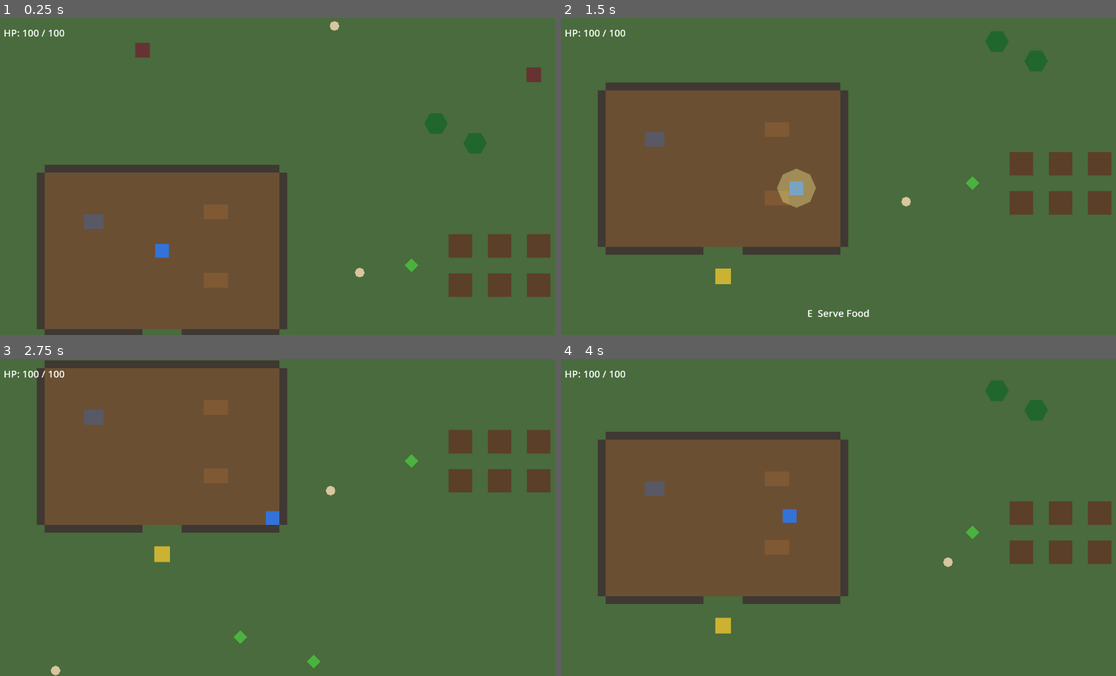
Above: before the commit, frames 1-4 (two rows, left to right).
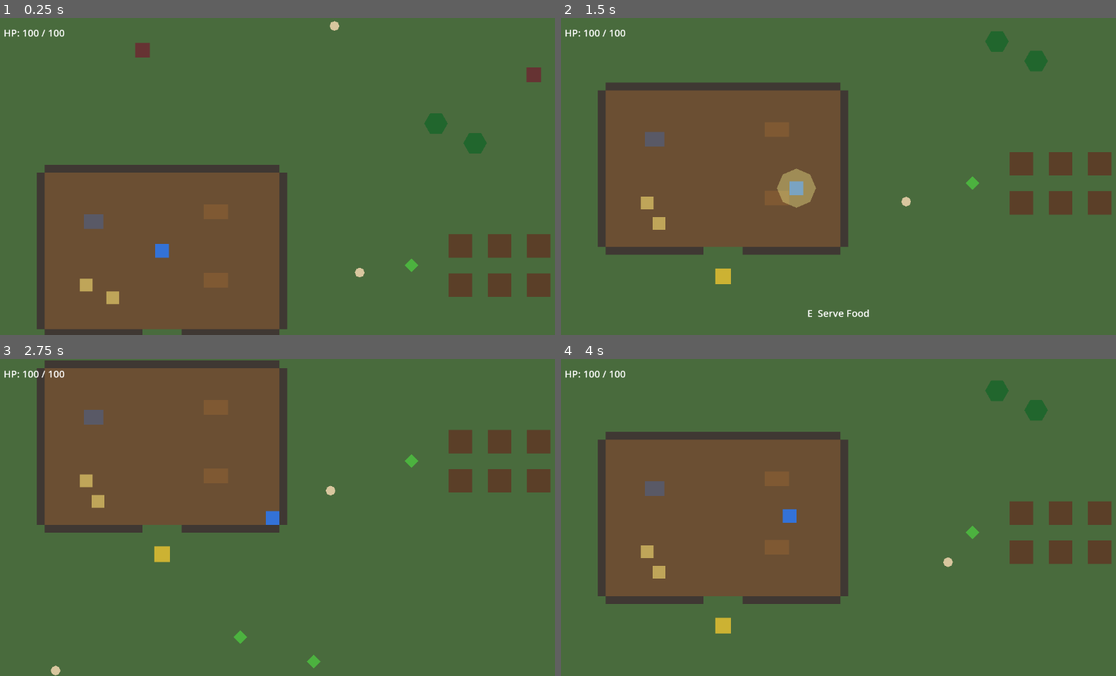
Above: after the commit, the same moments.

Repository: karib5/zombie_tavern
Game: Godot game, scene res://scenes/main/Main.tscn
Same seed, same stepped clock (60 frames per second), same inputs: the game is played once before the commit and once after it.
Inputs:
- Up to frame 1 (0.25 s): no input
- Up to frame 2 (1.5 s): hold D (move_right) 0.53-1.28 s; tap Space (attack) at 0.6, 1.35 s; hold S (move_down) from 1.28 s (still down)
- Up to frame 3 (2.75 s): release S (move_down) at 2.03 s; hold D (move_right) from 2.03 s (still down); tap E (interact) at 2.1 s; tap Space (attack) at 2.3 s
- Up to frame 4 (4 s): release D (move_right) at 2.78 s; hold W (move_up) 2.78-3.53 s; tap Space (attack) at 2.85, 3.6 s; hold A (move_left) from 3.53 s (still down)

The runs differ from the first frame. In frame 1, 0.2% of the frame differs, in the area x 14-22%, y 82-91%; in frame 2, 0.2%; in frame 3, 0.2%, in the area x 14-19%, y 36-47%; in frame 4, 0.2%.

Commit message:
Phase 11A: survivor foundation
Co-Authored-By: Claude Sonnet 5 <noreply@anthropic.com>
Claude-Session: https://claude.ai/code/session_019QWpZ6yAHzc8RetuSzFJjB

Diff:
--- /dev/null
+++ b/data/survivors/Villager.tres
@@ -0,0 +1,12 @@
+[gd_resource type="Resource" script_class="SurvivorData" load_steps=2 format=3]
+
+[ext_resource type="Script" path="res://resources/definitions/SurvivorData.gd" id="1_survivor_data_script"]
+
+[resource]
+script = ExtResource("1_survivor_data_script")
+survivor_name = "Villager"
+max_health = 60.0
+move_speed = 50.0
+flee_speed = 130.0
+detection_radius = 150.0
+wander_radius = 60.0
--- /dev/null
+++ b/resources/definitions/SurvivorData.gd
@@ -0,0 +1,9 @@
+class_name SurvivorData
+extends Resource
+
+@export var survivor_name: String = "Survivor"
+@export var max_health: float = 60.0
+@export var move_speed: float = 50.0
+@export var flee_speed: float = 130.0
+@export var detection_radius: float = 150.0
+@export var wander_radius: float = 60.0
--- /dev/null
+++ b/scenes/survivors/Survivor.tscn
@@ -0,0 +1,56 @@
+[gd_scene load_steps=6 format=3]
+
+[ext_resource type="Script" path="res://scripts/ai/SurvivorAI.gd" id="1_survivor_ai_script"]
+[ext_resource type="Script" path="res://scripts/combat/Health.gd" id="2_health_script"]
+[ext_resource type="Script" path="res://scripts/combat/Hurtbox.gd" id="3_hurtbox_script"]
+[ext_resource type="Resource" path="res://data/survivors/Villager.tres" id="4_villager_data"]
+
+[sub_resource type="RectangleShape2D" id="RectangleShape2D_survivor_body"]
+size = Vector2(26, 26)
+
+[sub_resource type="RectangleShape2D" id="RectangleShape2D_survivor_hurtbox"]
+size = Vector2(26, 26)
+
+[sub_resource type="CircleShape2D" id="CircleShape2D_survivor_detection"]
+radius = 150.0
+
+[node name="Survivor" type="CharacterBody2D"]
+collision_layer = 16
+collision_mask = 1
+motion_mode = 1
+script = ExtResource("1_survivor_ai_script")
+survivor_data = ExtResource("4_villager_data")
+
+[node name="Visual" type="Polygon2D" parent="."]
+polygon = PackedVector2Array(-13, -13, 13, -13, 13, 13, -13, 13)
+color = Color(0.75, 0.65, 0.35, 1)
+
+[node name="CollisionShape2D" type="CollisionShape2D" parent="."]
+shape = SubResource("RectangleShape2D_survivor_body")
+
+[node name="Health" type="Node" parent="."]
+script = ExtResource("2_health_script")
+max_health = 60.0
+
+[node name="Hurtbox" type="Area2D" parent="."]
+collision_layer = 144
+collision_mask = 0
+monitorable = true
+monitoring = false
+script = ExtResource("3_hurtbox_script")
+
+[node name="CollisionShape2D" type="CollisionShape2D" parent="Hurtbox"]
+shape = SubResource("RectangleShape2D_survivor_hurtbox")
+
+[node name="DetectionArea" type="Area2D" parent="."]
+collision_layer = 0
+collision_mask = 4
+monitorable = false
+monitoring = true
+
+[node name="CollisionShape2D" type="CollisionShape2D" parent="DetectionArea"]
+shape = SubResource("CircleShape2D_survivor_detection")
+
+[node name="DecisionTimer" type="Timer" parent="."]
+
+[node name="BehaviorTimer" type="Timer" parent="."]
--- a/scenes/world/PrototypeMap.tscn
+++ b/scenes/world/PrototypeMap.tscn
@@ -11,6 +11,7 @@
 [ext_resource type="PackedScene" path="res://scenes/farming/FarmPlot.tscn" id="9_farm_plot"]
 [ext_resource type="Resource" path="res://data/items/CarrotSeed.tres" id="10_carrot_seed"]
 [ext_resource type="PackedScene" path="res://scenes/tavern/TavernTable.tscn" id="11_tavern_table"]
+[ext_resource type="PackedScene" path="res://scenes/survivors/Survivor.tscn" id="12_survivor"]
 
 [sub_resource type="RectangleShape2D" id="RectangleShape2D_boundary_h"]
 size = Vector2(1600, 32)
@@ -87,6 +88,12 @@
 [node name="Rabbit5" parent="Entities" instance=ExtResource("7_rabbit")]
 position = Vector2(750, 600)
 
+[node name="Survivor1" parent="Entities" instance=ExtResource("12_survivor")]
+position = Vector2(190, 630)
+
+[node name="Survivor2" parent="Entities" instance=ExtResource("12_survivor")]
+position = Vector2(250, 650)
+
 [node name="Interactables" type="Node2D" parent="."]
 
 [node name="TestInteractable" parent="Interactables" instance=ExtResource("2_test_interactable")]
--- /dev/null
+++ b/scripts/ai/SurvivorAI.gd
@@ -0,0 +1,138 @@
+class_name SurvivorAI
+extends CharacterBody2D
+
+enum State { IDLE, WANDER, FLEE, DEAD }
+
+## Identity/config data for this survivor. Fields are copied onto this
+## instance in _ready() (health, speeds, wander/detection radii), the same
+## way a planted CropData's fields are read by FarmPlot - the resource
+## itself never changes at runtime.
+@export var survivor_data: SurvivorData
+
+## How often (seconds) the AI re-evaluates danger/state - not every frame.
+## Movement itself still updates every physics frame; only the more
+## expensive decision-making is throttled.
+@export var ai_update_interval: float = 0.2
+
+## How often (seconds) a new idle/wander leg is picked while undisturbed.
+@export var behavior_retarget_interval: float = 3.0
+
+var state: State = State.IDLE
+
+@onready var _health: Health = $Health
+@onready var _visual: CanvasItem = $Visual
+@onready var _collision_shape: CollisionShape2D = $CollisionShape2D
+@onready var _hurtbox_shape: CollisionShape2D = $Hurtbox/CollisionShape2D
+@onready var _detection_area: Area2D = $DetectionArea
+@onready var _decision_timer: Timer = $DecisionTimer
+@onready var _behavior_timer: Timer = $BehaviorTimer
+
+var _move_speed: float = 50.0
+var _flee_speed: float = 130.0
+var _wander_radius: float = 60.0
+
+## Center point wandering is bounded around - the survivor's spawn point,
+## not the whole map.
+var wander_center: Vector2
+var _wander_target: Vector2
+var _flee_direction: Vector2 = Vector2.ZERO
+
+func _ready() -> void:
+	wander_center = global_position
+	_wander_target = global_position
+
+	if survivor_data != null:
+		if survivor_data.max_health > 0.0:
+			_health.max_health = survivor_data.max_health
+		_move_speed = survivor_data.move_speed
+		_flee_speed = survivor_data.flee_speed
+		_wander_radius = survivor_data.wander_radius
+		var detection_shape := (_detection_area.get_node("CollisionShape2D") as CollisionShape2D).shape as CircleShape2D
+		if detection_shape != null:
+			detection_shape.radius = survivor_data.detection_radius
+
+	_health.died.connect(_on_died)
+
+	_decision_timer.wait_time = ai_update_interval
+	_decision_timer.timeout.connect(_update_state)
+	_decision_timer.start()
+
+	_behavior_timer.wait_time = behavior_retarget_interval
+	_behavior_timer.timeout.connect(_pick_idle_or_wander)
+	_behavior_timer.start()
+	_pick_idle_or_wander()
+
+	WorldManager.active_survivors.append(self)
+
+func _physics_process(_delta: float) -> void:
+	match state:
+		State.IDLE:
+			velocity = Vector2.ZERO
+		State.WANDER:
+			if global_position.distance_to(_wander_target) > 4.0:
+				velocity = global_position.direction_to(_wander_target) * _move_speed
+				move_and_slide()
+			else:
+				velocity = Vector2.ZERO
+		State.FLEE:
+			velocity = _flee_direction * _flee_speed
+			move_and_slide()
+		State.DEAD:
+			velocity = Vector2.ZERO
+
+func _update_state() -> void:
+	if state == State.DEAD:
+		return
+
+	var danger := _find_nearest_danger()
+
+	if danger != null:
+		state = State.FLEE
+		_flee_direction = (global_position - danger.global_position).normalized()
+	elif state == State.FLEE:
+		# Danger has cleared - settle back into idle/wander rather than
+		# freezing in place.
+		_pick_idle_or_wander()
+
+## Nearest living zombie currently inside DetectionArea, or null. Reuses
+## the existing "enemies" collision layer (mask=4) rather than a new
+## danger-tagging system.
+func _find_nearest_danger() -> Node2D:
+	var nearest: Node2D = null
+	var nearest_distance := INF
+	for body in _detection_area.get_overlapping_bodies():
+		if not is_instance_valid(body):
+			continue
+		var zombie := body as ZombieAI
+		if zombie == null or zombie.state == ZombieAI.State.DEAD:
+			continue
+		var distance := global_position.distance_to(zombie.global_position)
+		if distance < nearest_distance:
+			nearest = zombie
+			nearest_distance = distance
+	return nearest
+
+func _pick_idle_or_wander() -> void:
+	if state == State.DEAD or state == State.FLEE:
+		return
+	if randf() < 0.5:
+		state = State.IDLE
+	else:
+		state = State.WANDER
+		var offset := Vector2(randf_range(-_wander_radius, _wander_radius), randf_range(-_wander_radius, _wander_radius))
+		_wander_target = wander_center + offset
+
+func _on_died() -> void:
+	state = State.DEAD
+	velocity = Vector2.ZERO
+	# Death can be triggered synchronously from within a Hitbox's
+	# area_entered (a physics query-flush context), so collision/area
+	# state changes must be deferred rather than applied directly here.
+	_collision_shape.set_deferred("disabled", true)
+	_hurtbox_shape.set_deferred("disabled", true)
+	_detection_area.set_deferred("monitoring", false)
+	_decision_timer.stop()
+	_behavior_timer.stop()
+	set_physics_process(false)
+	_visual.modulate = Color(0.4, 0.4, 0.4, 1.0)
+	WorldManager.active_survivors.erase(self)
--- a/scripts/ai/ZombieAI.gd
+++ b/scripts/ai/ZombieAI.gd
@@ -56,29 +56,54 @@
 	if state == State.DEAD:
 		return
 
-	var player: Node2D = GameManager.player
-	if player == null:
+	var target := _find_nearest_target()
+	if target == null:
 		state = State.IDLE
 		_target = null
 		return
 
-	var distance := global_position.distance_to(player.global_position)
+	var distance := global_position.distance_to(target.global_position)
 
 	if distance <= attack_range:
 		state = State.ATTACK
-		_target = player
-		_try_attack(player)
+		_target = target
+		_try_attack(target)
 	elif distance <= detection_range:
 		state = State.CHASE
-		_target = player
+		_target = target
 	else:
 		state = State.IDLE
 		_target = null
 
-func _try_attack(player: Node2D) -> void:
+## Nearest valid target within detection_range - the player or a living
+## survivor. Both are plain Node2D bodies with a sibling "Hurtbox", so
+## _try_attack() below needs no per-target-type branching.
+func _find_nearest_target() -> Node2D:
+	var nearest: Node2D = null
+	var nearest_distance := detection_range
+
+	var player: Node2D = GameManager.player
+	if player != null:
+		var player_distance := global_position.distance_to(player.global_position)
+		if player_distance <= nearest_distance:
+			nearest = player
+			nearest_distance = player_distance
+
+	for survivor in WorldManager.active_survivors:
+		if not is_instance_valid(survivor):
+			continue
+		var survivor_node := survivor as Node2D
+		var survivor_distance := global_position.distance_to(survivor_node.global_position)
+		if survivor_distance <= nearest_distance:
+			nearest = survivor_node
+			nearest_distance = survivor_distance
+
+	return nearest
+
+func _try_attack(target: Node2D) -> void:
 	if not _can_attack:
 		return
-	var hurtbox := player.get_node_or_null("Hurtbox") as Hurtbox
+	var hurtbox := target.get_node_or_null("Hurtbox") as Hurtbox
 	if hurtbox == null:
 		return
 	hurtbox.take_hit(attack_damage)
Not shown: 1 places in scenes/world/PrototypeMap.tscn that only renumber resources
